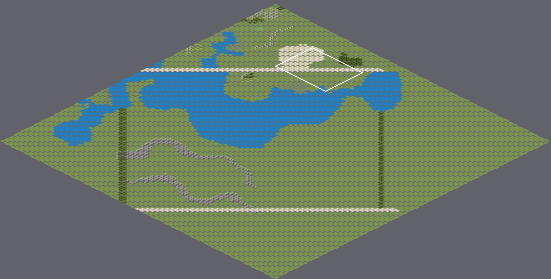
Tiled map, stored at Astral One/Resources/freeland/freeland.tmx. Above, an overview of the earlier version with the close-up marked.
Close-up. Earlier state:
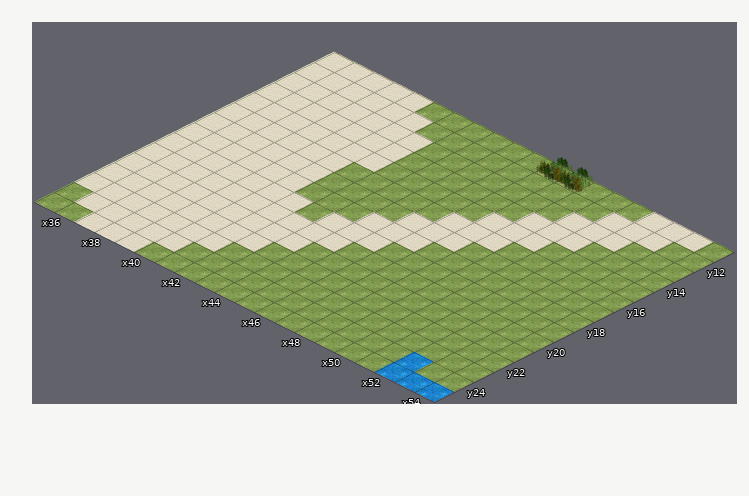
Cells are 128x64 px. Isometric: x runs down to the right, y down to the left. Shown: x 35..54, y 11..25. The commit also changed other parts of the map, which this record leaves out.
New version:
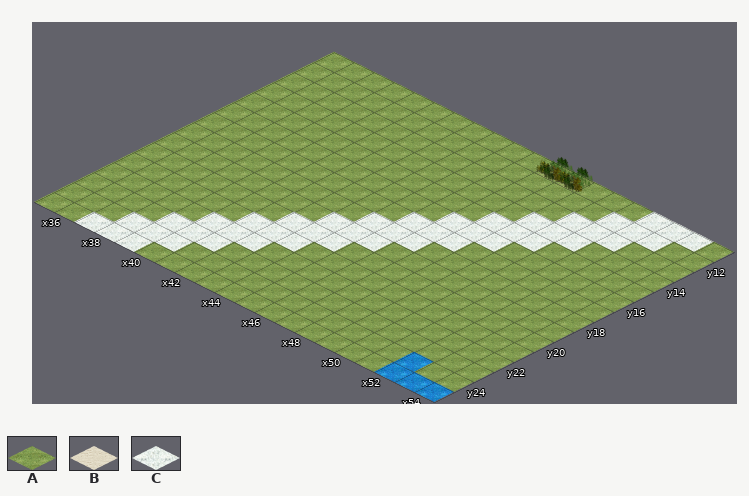
Key: from "freeland": A 0 "grass-001", B 21 "desert-001", C 47 "glacier-001".
_ is an empty cell.
From old to new:
{"where": "layer \"Terrain 1\""}
{"y":11,"x":51,"old":"BBB","new":"CCC"}
{"y":12,"x":50,"old":"BBB","new":"CCC"}
{"y":13,"x":49,"old":"BBB","new":"CCC"}
{"y":14,"x":48,"old":"BBB","new":"CCC"}
{"y":15,"x":47,"old":"BBB","new":"CCC"}
{"y":16,"x":46,"old":"BBB","new":"CCC"}
{"y":17,"x":45,"old":"BBB","new":"CCC"}
{"y":18,"x":44,"old":"BBB","new":"CCC"}
{"y":19,"x":43,"old":"BBB","new":"CCC"}
{"y":20,"x":42,"old":"BBB","new":"CCC"}
{"y":21,"x":41,"old":"ABB","new":"CCC"}
{"y":22,"x":40,"old":"ABB","new":"CCC"}
{"y":23,"x":39,"old":"ABB","new":"CCC"}
{"y":24,"x":38,"old":"ABB","new":"CCC"}
{"y":25,"x":37,"old":"BBB","new":"CCC"}
{"where": "layer \"Terrain 2\""}
{"y":11,"x":35,"old":"BBBBB","new":"_____"}
{"y":12,"x":35,"old":"BBBBBB","new":"______"}
{"y":13,"x":35,"old":"BBBBBBB","new":"_______"}
{"y":14,"x":35,"old":"BBBBBBB","new":"_______"}
{"y":15,"x":35,"old":"BBBBBBB","new":"_______"}
{"y":16,"x":35,"old":"BBBBBB","new":"______"}
{"y":17,"x":35,"old":"BBBBBB","new":"______"}
{"y":18,"x":35,"old":"BBBBBB","new":"______"}
{"y":19,"x":35,"old":"BBBBBBB","new":"_______"}
{"y":20,"x":35,"old":"BBBBBBB","new":"_______"}
{"y":21,"x":35,"old":"BBBBBBB","new":"_______"}
{"y":22,"x":35,"old":"BBBBBB","new":"______"}
{"y":23,"x":35,"old":"BBBBB","new":"_____"}
{"y":24,"x":36,"old":"BBB","new":"___"}
{"label":"changed","picture_box":[74,51,714,252]}
